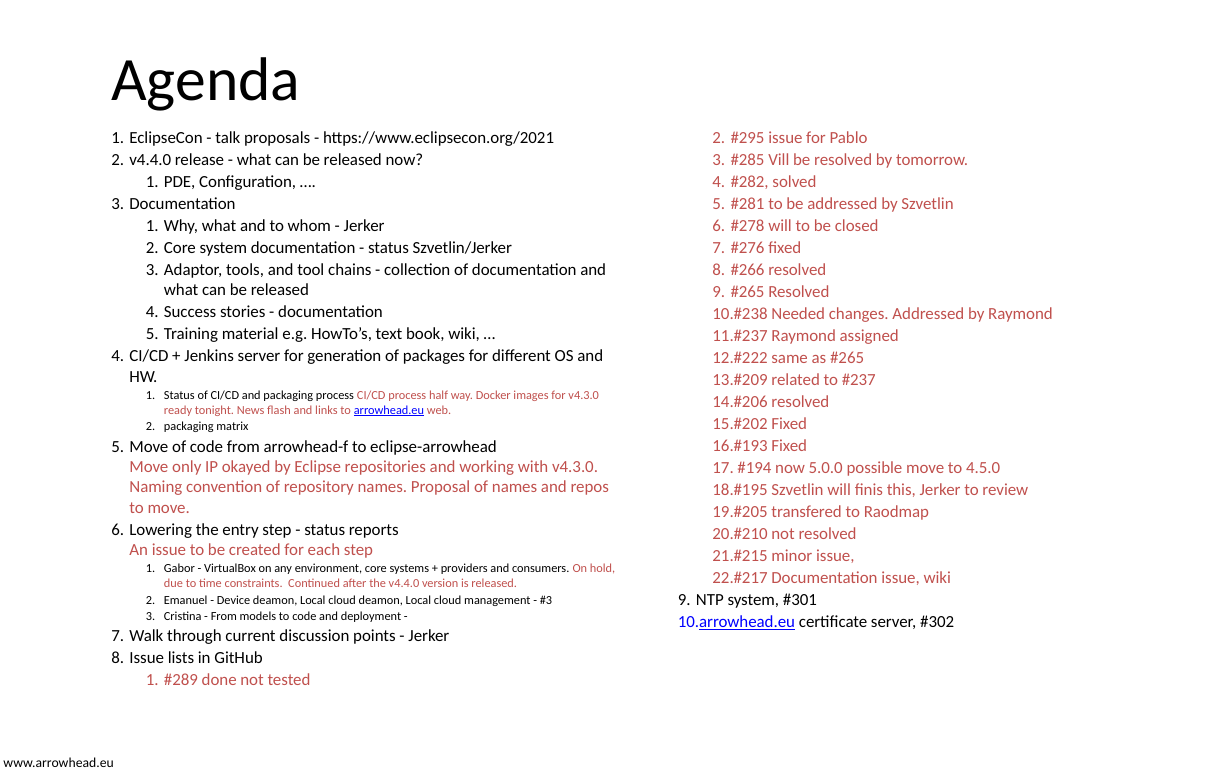
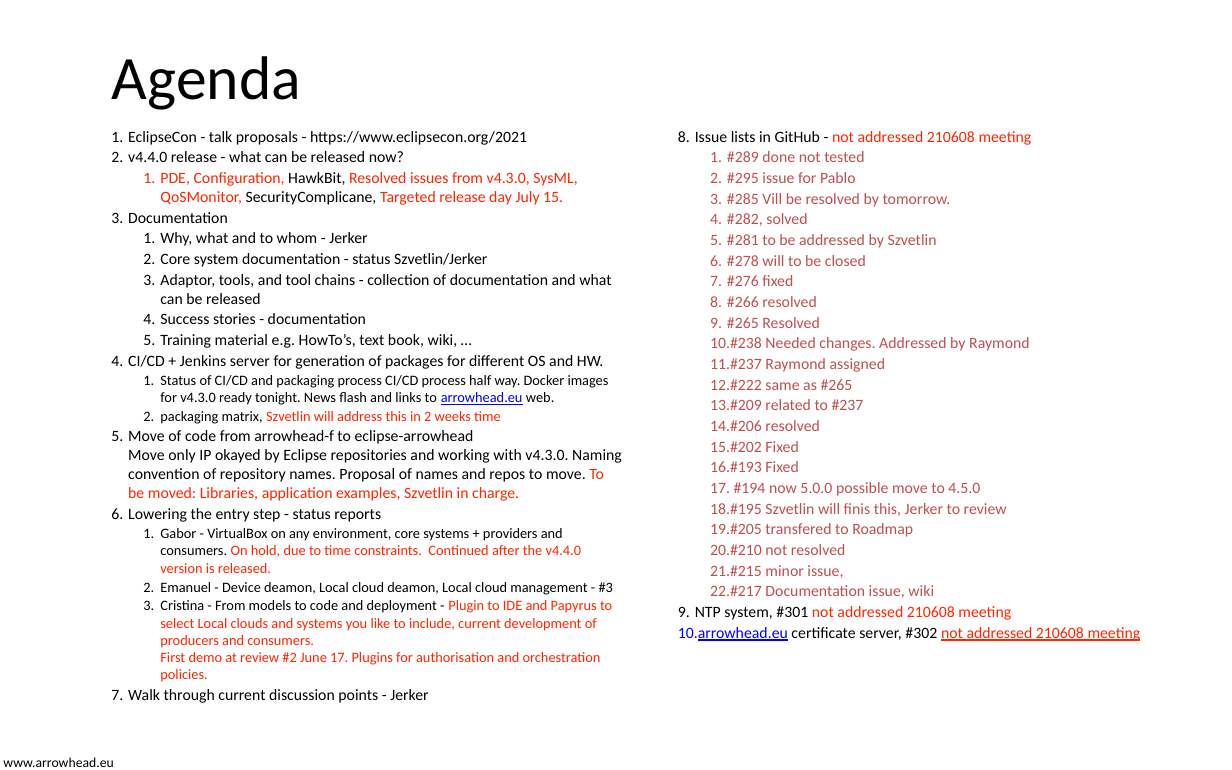
Before and after one commit to eclipse-arrowhead/roadmap, a slide deck: slide 2 of Roadmap_WG/210609/Architecture WG_core_system_considerations_210609.pptx. Drawn at 1232x770 pixels with LibreOffice and Linux fonts; fonts in the diff are those of the drawing; background and template pictures are left out. Boxes give left, top, right and bottom in pixels: in the first picture for what was removed or moved away, otherwise in the second. Text is boxed around its words. In the diff, an @@ line names an element or a change of style, - is before the commit and + after.

Commit message:
Roadmap WG MoM 210609
Including Documentation strategy in the Roadmap governance document

```diff
--- a/Roadmap_WG/210609/Architecture WG_core_system_considerations_210609.pptx
+++ b/Roadmap_WG/210609/Architecture WG_core_system_considerations_210609.pptx
@@ text at bbox=[128, 131, 1030, 703]: size 9.9 to 9.2 pt in "EclipseCon - talk proposals - https://www.eclipsecon.org/202 ...", "v4.4.0 release - what can be released ...", "Documentation", "Why, what and to whom - Jerker" and 27 more places; size 7.2 to 8.4 pt in "Status of CI/CD and packaging process CI/CD ...", "Gabor - VirtualBox on any environment, core ...", "Emanuel - Device deamon, Local cloud deamon, ..."; text colour #C0504D to #000000 in "CI/CD process half way. Docker images for ..."; text colour #C0504D to #FF2600 in "On hold, due to time constraints. Continued ..."; indent changed @@
@@ text at bbox=[695, 131, 1032, 145]: text changed; size 9.9 to 9.2 pt; text colour #000000 to #FF2600 @@
-8. Issue lists in GitHub
+8. Issue lists in GitHub - not addressed 210608 meeting
@@ text at bbox=[160, 172, 577, 205]: text changed; size 9.9 to 9.2 pt; text colour #000000 to #FF2600 @@
-  1. PDE, Configuration, ….
+  1. PDE, Configuration, HawkBit, Resolved issues from v4.3.0, SysML, QoSMonitor, SecurityComplicane, Targeted release day July 15.
@@ text at bbox=[128, 411, 622, 522]: text changed; size 9.9 to 9.2 pt; text colour #C0504D to #000000 @@
-  2. packaging matrix
-5. Move of code from arrowhead-f to eclipse-arrowhead
-   Move only IP okayed by Eclipse repositories and working with v4.3.0. Naming convention of repository names. Proposal of names and repos to move.
-6. Lowering the entry step - status reports
-   An issue to be created for each step
+  2. packaging matrix, Szvetlin will address this in 2 weeks time
+5. Move of code from arrowhead-f to eclipse-arrowhead
+   Move only IP okayed by Eclipse repositories and working with v4.3.0. Naming convention of repository names. Proposal of names and repos to move. To be moved: Libraries, application examples, Szvetlin in charge.
+6. Lowering the entry step - status reports
@@ text at bbox=[710, 523, 913, 537]: text changed; size 9.9 to 9.2 pt @@
-  19. #205 transfered to Raodmap
+  19. #205 transfered to Roadmap
@@ text at bbox=[160, 600, 612, 682]: text changed; size 7.2 to 8.4 pt; text colour #000000 to #FF2600 @@
-  3. Cristina - From models to code and deployment -
+  3. Cristina - From models to code and deployment - Plugin to IDE and Papyrus to select Local clouds and systems you like to include, current development of producers and consumers.
+     First demo at review #2 June 17. Plugins for authorisation and orchestration policies.
@@ text at bbox=[678, 606, 1141, 641]: text changed; size 9.9 to 9.2 pt; text colour #000000 to #FF2600 @@
-9. NTP system, #301
-10. arrowhead.eu certificate server, #302
+9. NTP system, #301 not addressed 210608 meeting
+10. arrowhead.eu certificate server, #302 not addressed 210608 meeting
```
Also in this commit, not shown: 1 other slide changed, 6 other files.
